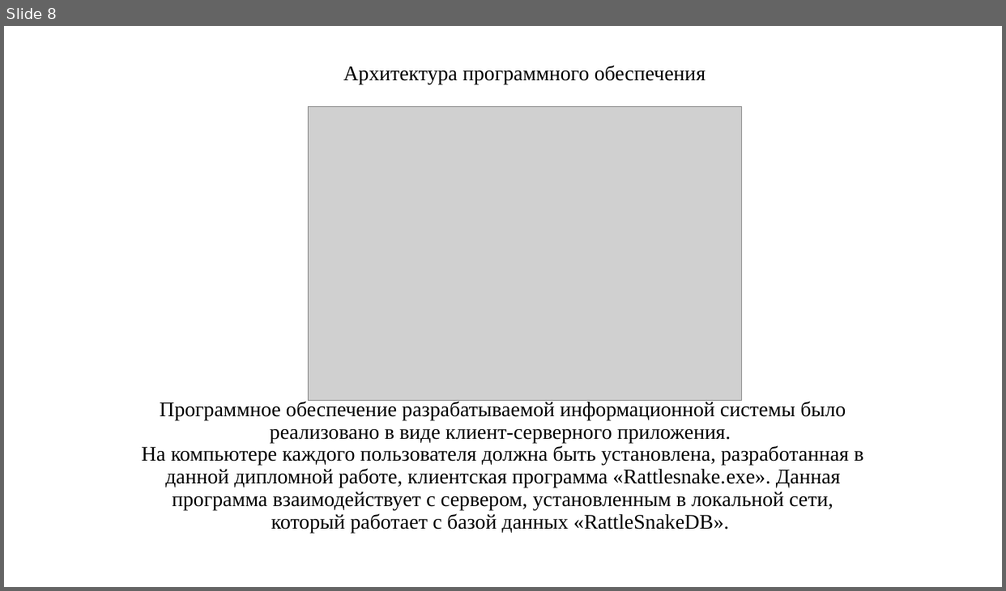
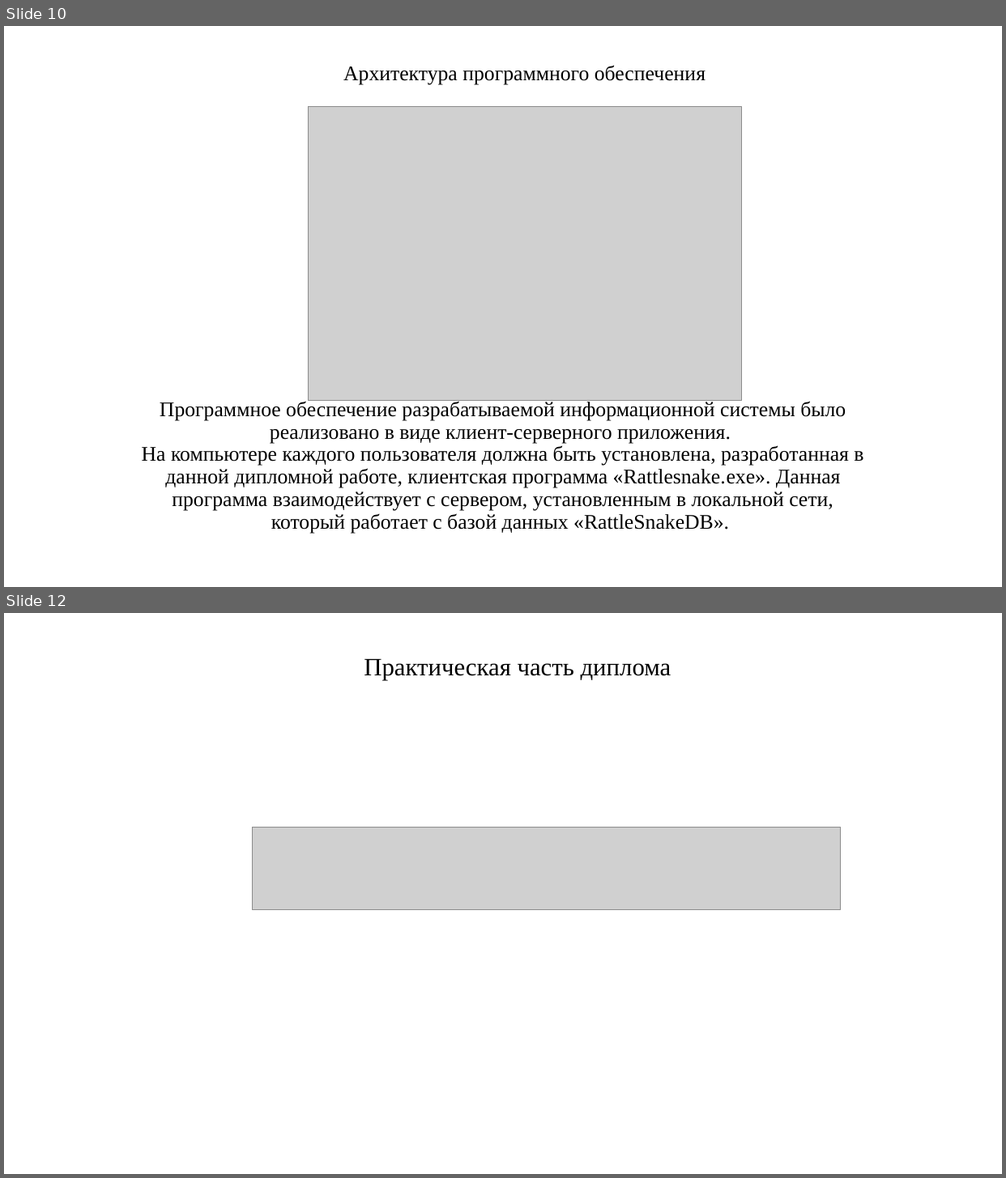
Before and after one commit to notcrimson/diploma, a slide deck: Презентация для защиты.pptx. Shown one above the other, each under a label of ours: slide 8 before the commit, slides 10 and 12 after it; the slides between them are not shown. The pictures are 1006x591 and 1006x1178 pixels, drawn with LibreOffice and Linux fonts; fonts in the diff are those of the drawing; grey boxes stand for pictures. Boxes give left, top, right and bottom in pixels: in the first picture for what was removed or moved away, otherwise in the second. Text is boxed around its words. In the diff, an @@ line names an element or a change of style, - is before the commit and + after.

```diff
--- a/Презентация для защиты.pptx
+++ b/Презентация для защиты.pptx
@@ slide 12 added at [4, 613, 1002, 1174], background #FFFFFF @@
@@ subtitle added at [364, 658, 671, 680], 24 pt, text #000000 @@
+Практическая часть диплома
@@ picture added at [253, 827, 841, 910] @@
@@ what was slide 8 is now slide 10 @@
```
Also in this commit, not shown: 5 other slides added, 1 slide removed, 18 other files.
